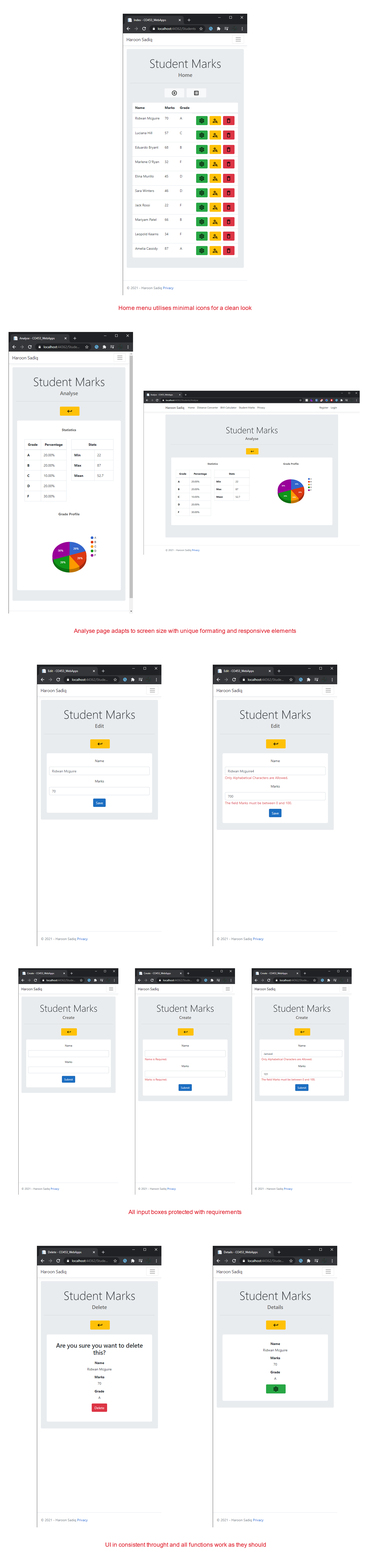
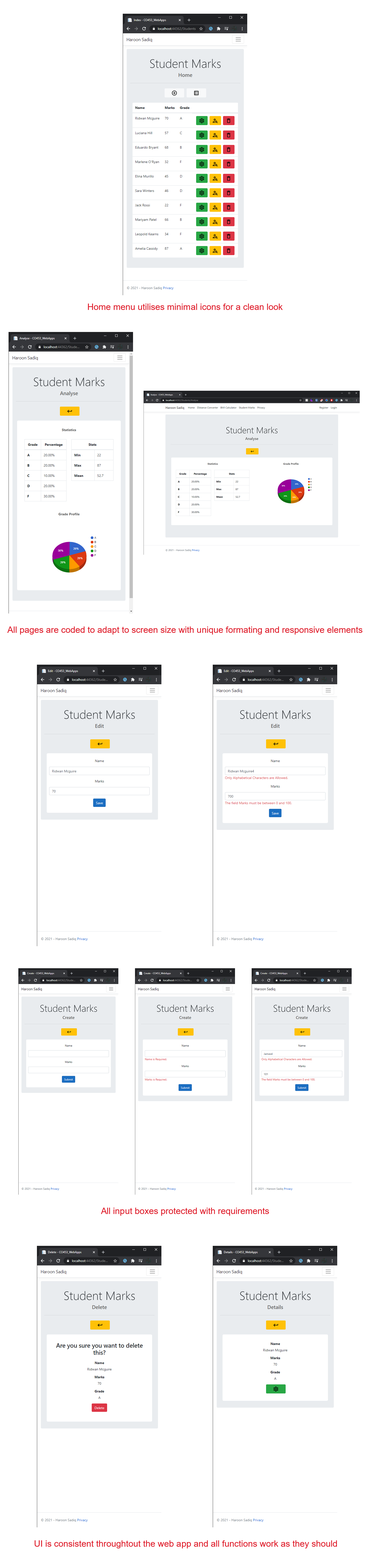
Before/after of a w=370, h=1568 layered artwork. What changed in the layer stack:
renamed "UI in consistent throught and all functions work as they should" to "UI is consistent throughtout the web app and all functions work", painted on it over [34, 1540, 338, 1549]
painted on "All input boxes protected with requirements" over [101, 1207, 270, 1216]
renamed "Analyse page adapts to screen size with unique formating and re" to "All pages are coded to adapt to screen size with unique formati", painted on it over [7, 626, 363, 635]
painted on "Home menu utilises minimal icons for a clean look" over [87, 303, 283, 310]
